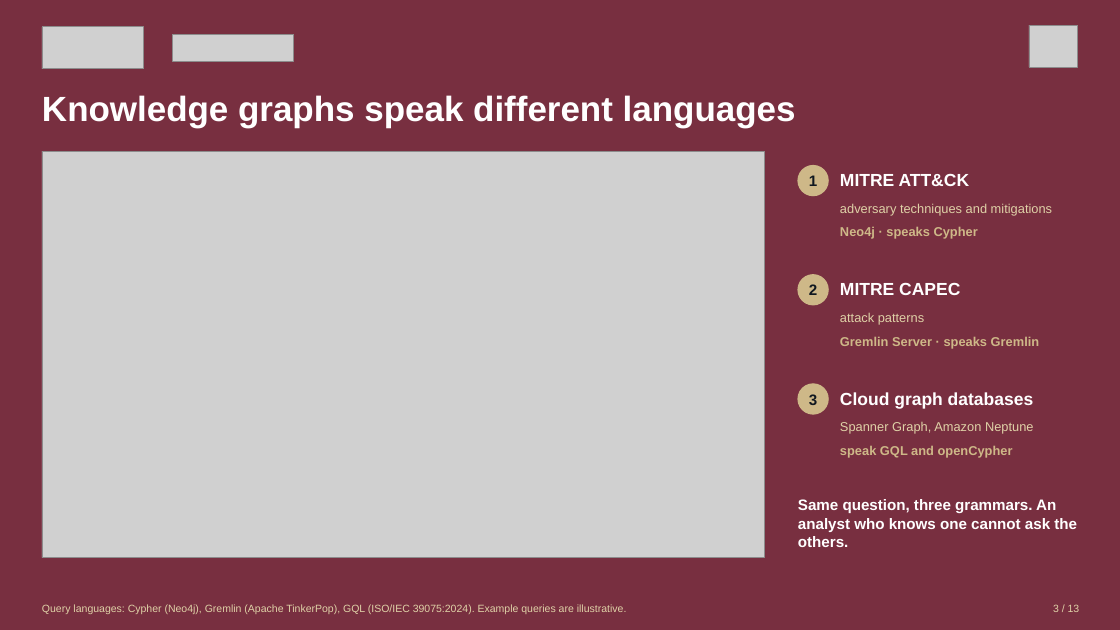
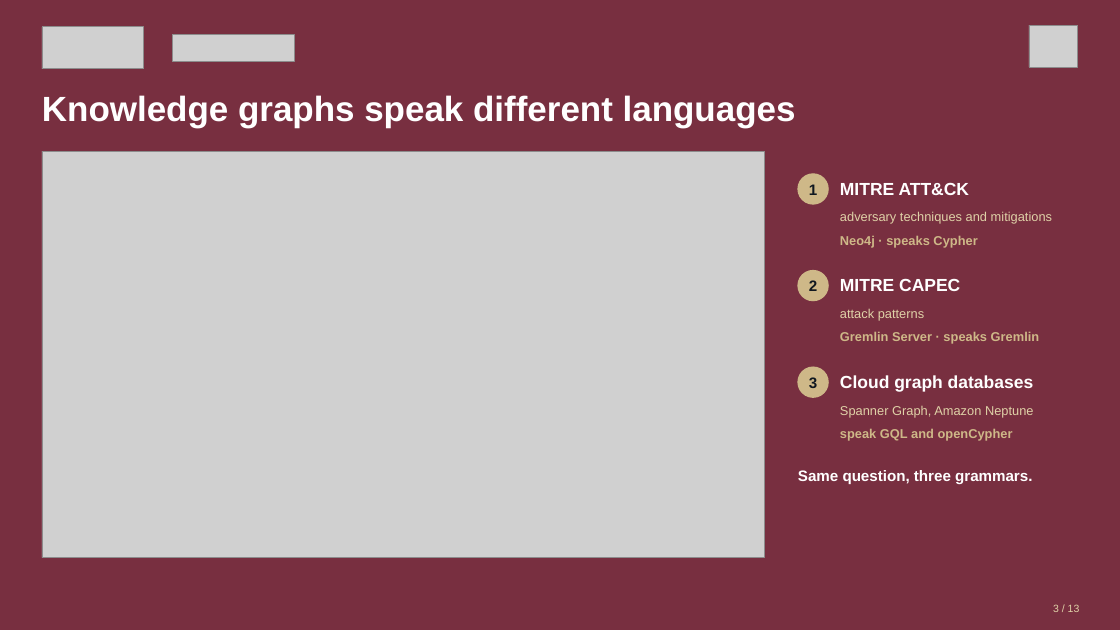
Before and after one commit to brendondgr/Ariadne, a slide deck: slide 3 of docs/showcase/Ariadne_Showcase.pptx. Drawn at 1120x630 pixels with LibreOffice and Linux fonts; fonts in the diff are those of the drawing; grey boxes stand for pictures. Boxes give left, top, right and bottom in pixels: in the first picture for what was removed or moved away, otherwise in the second. Text is boxed around its words. In the diff, an @@ line names an element or a change of style, - is before the commit and + after.

```diff
--- a/docs/showcase/Ariadne_Showcase.pptx
+++ b/docs/showcase/Ariadne_Showcase.pptx
@@ 4 texts, 1 ellipse moved together from (x1=798, y1=166, x2=1052, y2=239) to (x1=798, y1=174, x2=1052, y2=248) @@
@@ 4 texts, 1 ellipse moved together from (x1=798, y1=275, x2=1040, y2=349) to (x1=798, y1=271, x2=1040, y2=344) @@
@@ 4 texts, 1 ellipse moved together from (x1=798, y1=384, x2=1034, y2=458) to (x1=798, y1=367, x2=1034, y2=441) @@
@@ text at (x1=798, y1=470, x2=1032, y2=484): text changed @@
-Same question, three grammars. An analyst who knows one cannot ask the others.
+Same question, three grammars.
@@ text removed at (x1=42, y1=604, x2=627, y2=614) @@
-Query languages: Cypher (Neo4j), Gremlin (Apache TinkerPop), GQL (ISO/IEC 39075:2024). Example queries are illustrative.
```
Also in this commit, not shown: 10 other slides changed, 7 other files.
